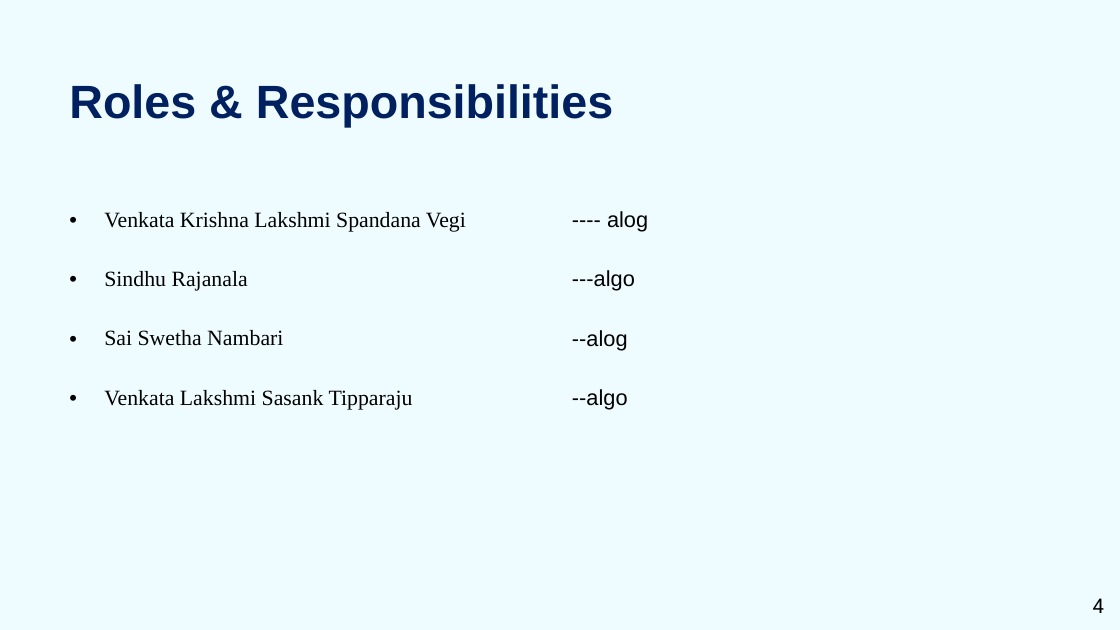
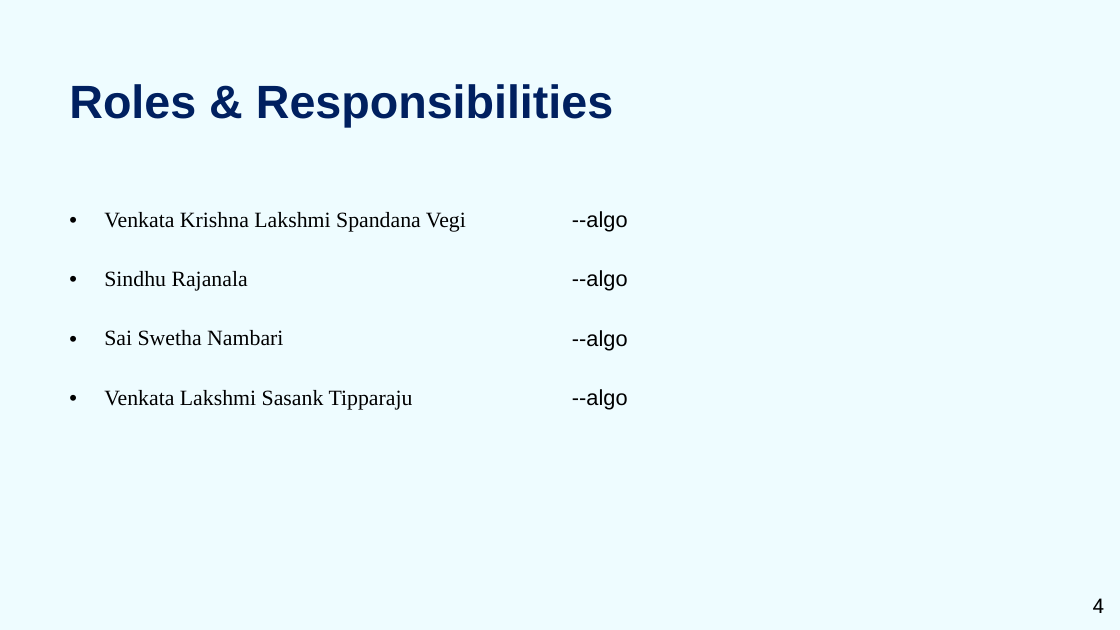
Before and after one commit to Sasank09/CS5710_13469, a slide deck: slide 4 of Sign Language for Alphabets/SLRS_PPT.pptx. Drawn at 1120x630 pixels with LibreOffice and Linux fonts; fonts in the diff are those of the drawing. Boxes give left, top, right and bottom in pixels: in the first picture for what was removed or moved away, otherwise in the second. Text is boxed around its words. In the diff, an @@ line names an element or a change of style, - is before the commit and + after.

```diff
--- a/Sign Language for Alphabets/SLRS_PPT.pptx
+++ b/Sign Language for Alphabets/SLRS_PPT.pptx
@@ table at (58, 202, 1064, 439) @@
-row 1, column 2: ---- alog
+row 1, column 2: --algo
-row 2, column 2: ---algo
+row 2, column 2: --algo
-row 3, column 2: --alog
+row 3, column 2: --algo
```
Also in this commit, not shown: 5 other slides changed, 6 slides added, 1 slide removed.
